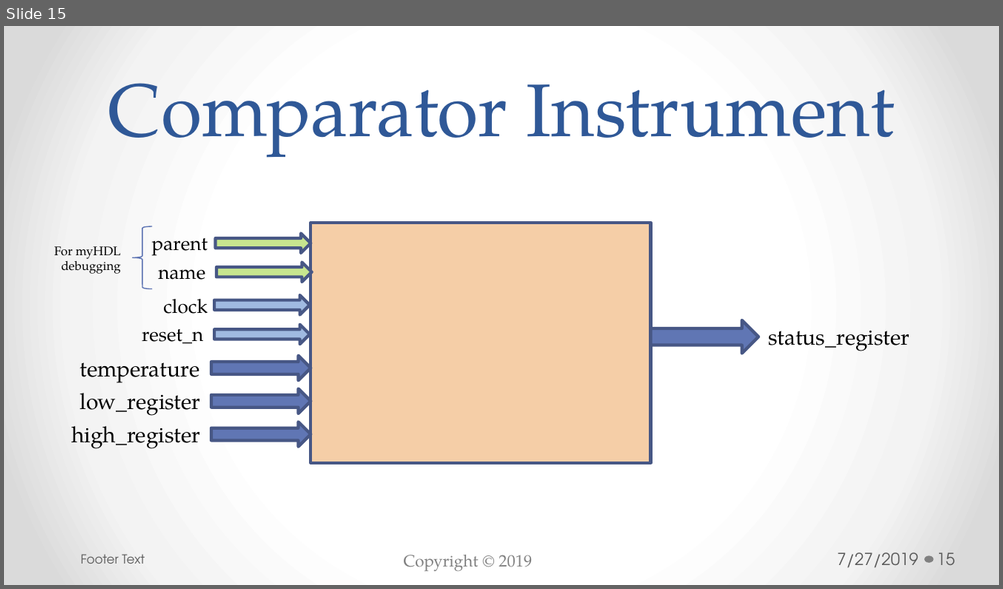
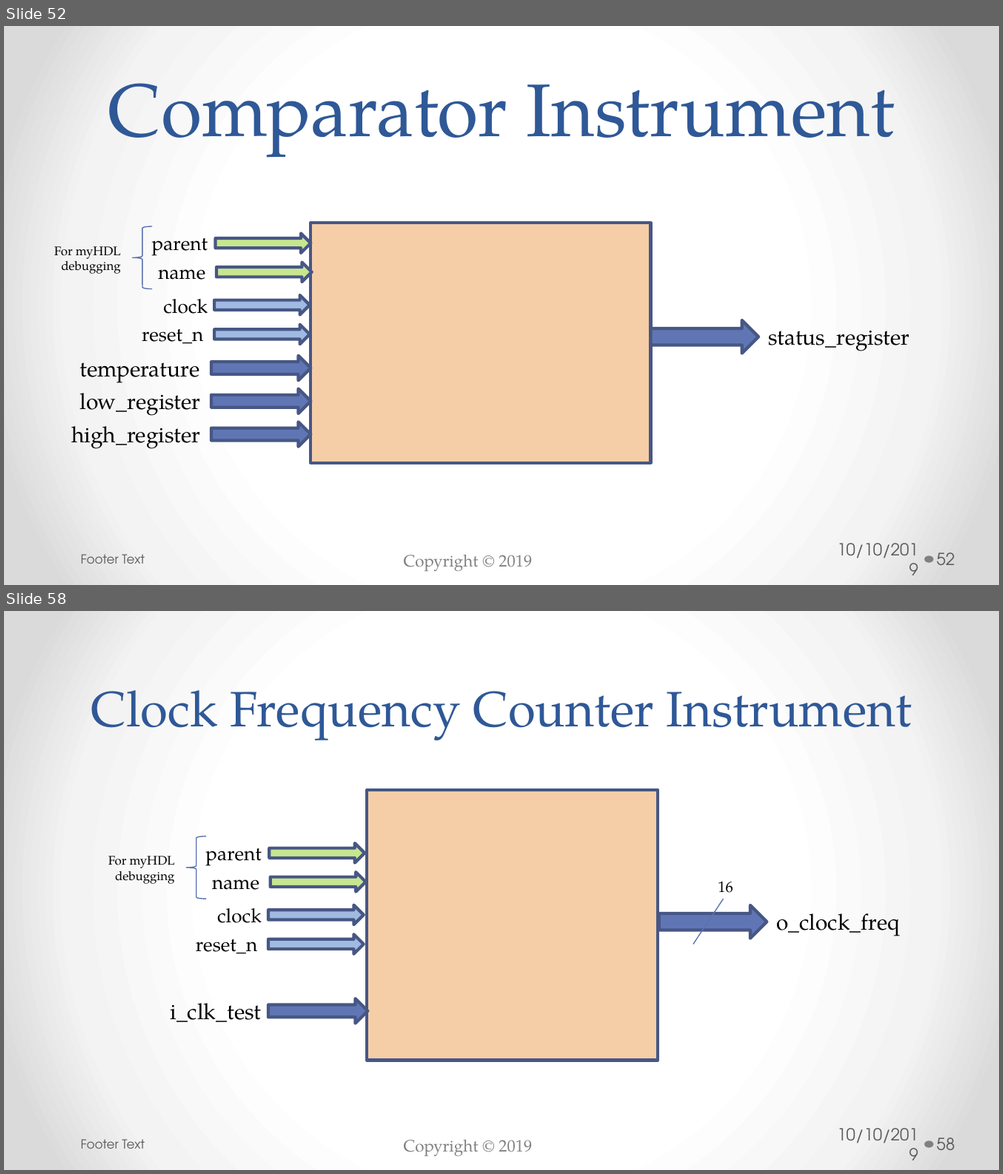
Before and after one commit to bradfordvt/P2654Simulations, a slide deck: docs/HLD.pptx. Shown one above the other, each under a label of ours: slide 15 before the commit, slides 52 and 58 after it; the slides between them are not shown. The pictures are 1003x589 and 1003x1174 pixels, drawn with LibreOffice and Linux fonts; fonts in the diff are those of the drawing; background and template pictures are left out. Boxes give left, top, right and bottom in pixels: in the first picture for what was removed or moved away, otherwise in the second. Text is boxed around its words. In the diff, an @@ line names an element or a change of style, - is before the commit and + after.

```diff
--- a/docs/HLD.pptx
+++ b/docs/HLD.pptx
@@ slide 58 added at <box>4,611,999,1170</box>, background gradient #FFFFFF to #F4F4F4 to #DADADA; not listed: 2 template elements that a slide beside it also shows @@
@@ title added at <box>91,690,911,741</box>, 36 pt, text #2F5897 @@
+Clock Frequency Counter Instrument
@@ rectangle added at <box>367,790,658,1060</box>, fill #F5CEA7, outline #475785 2.25 pt @@
@@ left brace added at <box>186,837,206,900</box>, outline #5C72B2 0.75 pt @@
@@ text added at <box>205,849,261,866</box>, 14 pt, text #000000 @@
+parent
@@ right arrow added at <box>270,843,365,863</box>, fill #C7E68F, outline #475785 2.25 pt @@
@@ text added at <box>108,856,175,884</box>, 9 pt, text #000000 @@
+For myHDL debugging
@@ right arrow added at <box>270,872,366,892</box>, fill #C7E68F, outline #475785 2.25 pt @@
@@ text added at <box>212,880,259,890</box>, 14 pt, text #000000 @@
+name
@@ text added at <box>717,882,733,893</box>, 11 pt, text #000000 @@
+16
@@ text added at <box>217,908,262,923</box>, 14 pt, text #000000 @@
+clock
@@ right arrow added at <box>269,906,364,925</box>, fill #A0BAE1, outline #475785 2.25 pt @@
@@ right arrow added at <box>658,906,766,938</box>, fill #6076B4, outline #475785 2.25 pt @@
@@ line added from (723, 900) to (693, 944), #5C72B2 0.75 pt @@
@@ text added at <box>777,914,900,937</box>, 16 pt, text #000000 @@
+o_clock_freq
@@ text added at <box>196,940,257,954</box>, 14 pt, text #000000 @@
+reset_n
@@ right arrow added at <box>269,934,364,954</box>, fill #A0BAE1, outline #475785 2.25 pt @@
@@ text added at <box>170,1003,262,1022</box>, 16 pt, text #000000 @@
+i_clk_test
@@ right arrow added at <box>269,999,368,1024</box>, fill #6076B4, outline #475785 2.25 pt @@
@@ text added at <box>81,1139,145,1149</box>, 9 pt, text #595959 @@
+Footer Text
@@ text added at <box>836,1128,918,1144</box>, 12 pt, text #595959 @@
+10/10/2019
@@ page number added at <box>936,1138,955,1150</box>, 12 pt, text #595959 @@
+58
@@ what was slide 15 is now slide 52 @@
@@ slide 52 changed as well @@
@@ text at <box>836,543,918,559</box>: text changed @@
-7/27/2019
+10/10/2019
@@ page number at <box>936,553,955,565</box>: text changed @@
-15
+52
```
Also in this commit, not shown: 14 other slides changed, 61 other slides added.
